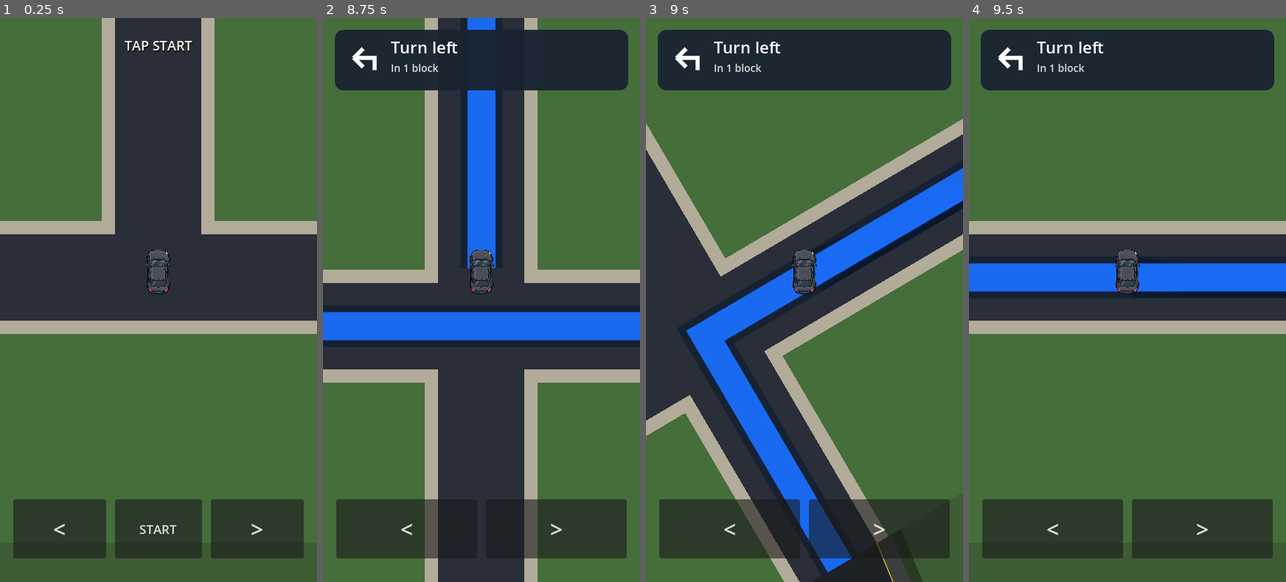
Above: before the commit, frames 1-4 (left to right).
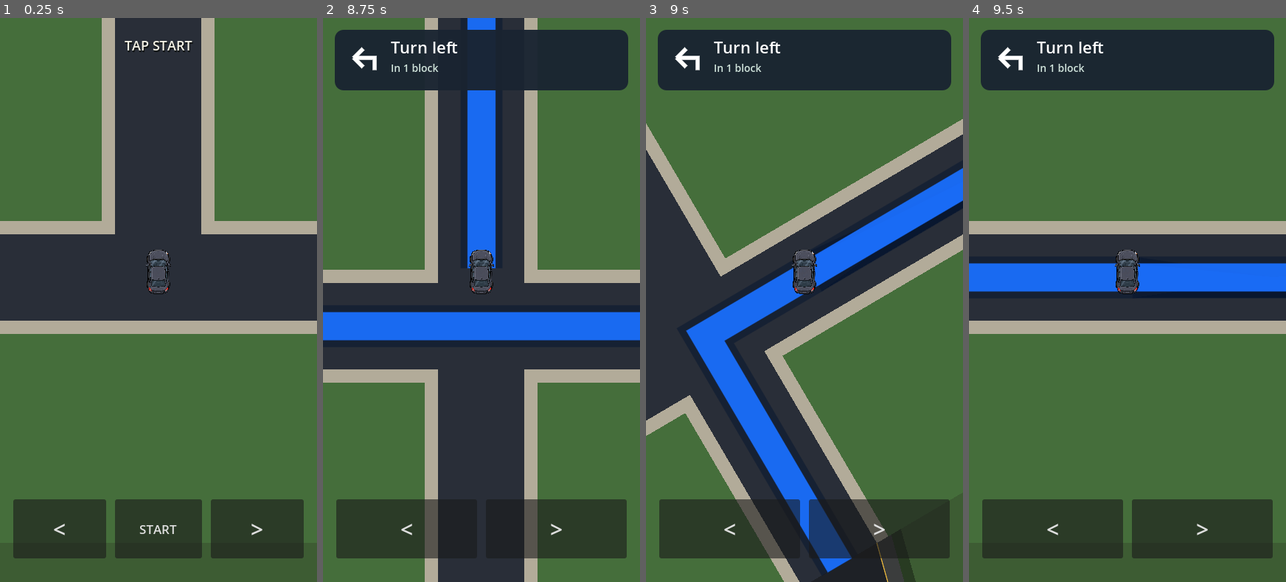
Above: after the commit, the same moments.

Repository: patrickcallahancomedy/comedian
Game: Godot game, scene res://scenes/drive/drive_module.tscn
The game is run twice, just before and just after one commit, with the same random seed, the same clock (stepped at 60 frames per second) and the same inputs.
Inputs (mouse positions are in pixels of both pictures, inside the frame that each line leads up to):
- Up to frame 1 (0.25 s): no input
- Up to frame 2 (8.75 s): click "START" at 0.5 s; tap Enter (ui_accept) at 1.25, 1.52, 4.52, 7.52 s; move the mouse to (551, 271) at 1.27 s; hold Right 1.28-2 s; tap Space every 1.5 s from 1.35 to 7.35 s; click (551, 271) at 1.42 s; drag from (418, 328) to (465, 412) at 2.02 s; move the mouse to (513, 175) at 2.77 s; hold Right 2.78-3.5 s; drag from (465, 412) to (386, 215) at 3.52 s; move the mouse to (576, 384) at 4.27 s; hold Left 4.28-5 s; drag from (386, 215) to (433, 159) at 5.02 s; move the mouse to (497, 300) at 5.77 s; hold Left 5.78-6.5 s; click (497, 300) at 5.92 s; drag from (433, 159) to (418, 328) at 6.52 s; move the mouse to (551, 271) at 7.27 s; hold W 7.28-8 s; drag from (418, 328) to (465, 412) at 8.02 s
- Up to frame 3 (9 s): move the mouse to (836, 175) at 8.77 s; hold Left from 8.78 s (still down); tap Space at 8.85 s
- Up to frame 4 (9.5 s): keep holding Left

Frames 1-2 are identical in both runs. In frame 3, 0.2% of the frame differs, in the area x 72-88%, y 93-100%; in frame 4, nothing differs.

Commit message:
Define shared on-ramp path

Diff:
--- a/godot/scripts/drive/drive_grid_map.gd
+++ b/godot/scripts/drive/drive_grid_map.gd
@@ -154,11 +154,27 @@
 	) * NEIGHBORHOOD_CELL
 
 
+static func onramp_path_points() -> PackedVector2Array:
+	var gate_center := neighborhood_cell_center(NEIGHBORHOOD_GATE)
+	var highway_lane_y := highway_cell_center(0, HIGHWAY_ENTRY_LANE).y
+	var outside_lane_y := HIGHWAY_RECT.end.y + float(MASTER_UNIT)
+
+	return PackedVector2Array([
+		Vector2(CONNECTOR_ONE_RECT.position.x, gate_center.y),
+		Vector2(CONNECTOR_ONE_RECT.position.x + 40.0, outside_lane_y),
+		Vector2(CONNECTOR_ONE_RECT.end.x, outside_lane_y),
+		Vector2(HIGHWAY_RECT.position.x, highway_lane_y),
+	])
+
+
 static func highway_merge_point() -> Vector2:
-	return Vector2(
-		CONNECTOR_ONE_RECT.end.x,
-		highway_cell_center(0, HIGHWAY_ENTRY_LANE).y
-	)
+	var path := onramp_path_points()
+	return path[path.size() - 2]
+
+
+static func highway_lane_edge_point() -> Vector2:
+	var path := onramp_path_points()
+	return path[path.size() - 1]
 
 
 static func highway_entry_point() -> Vector2:
